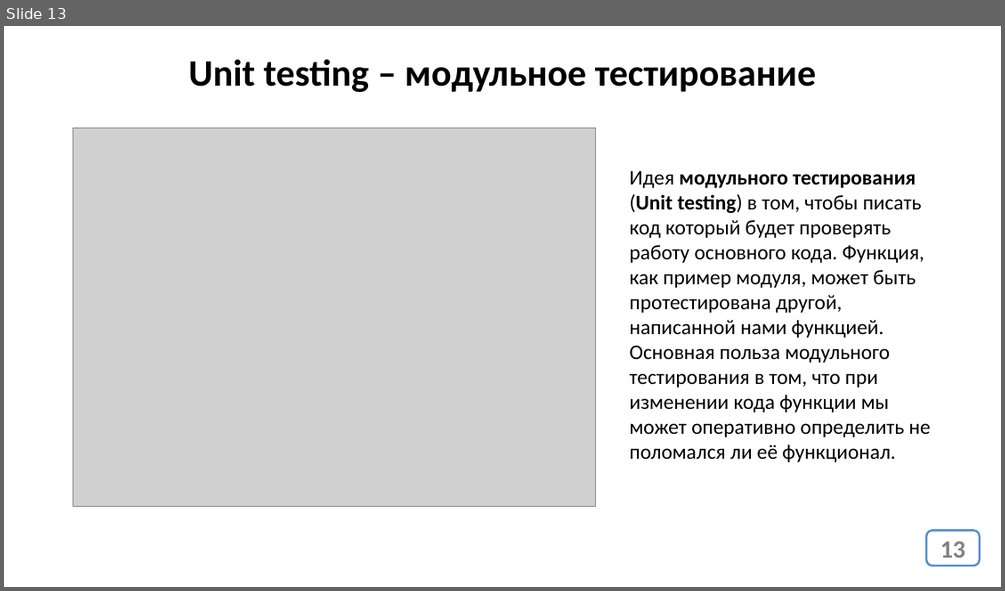
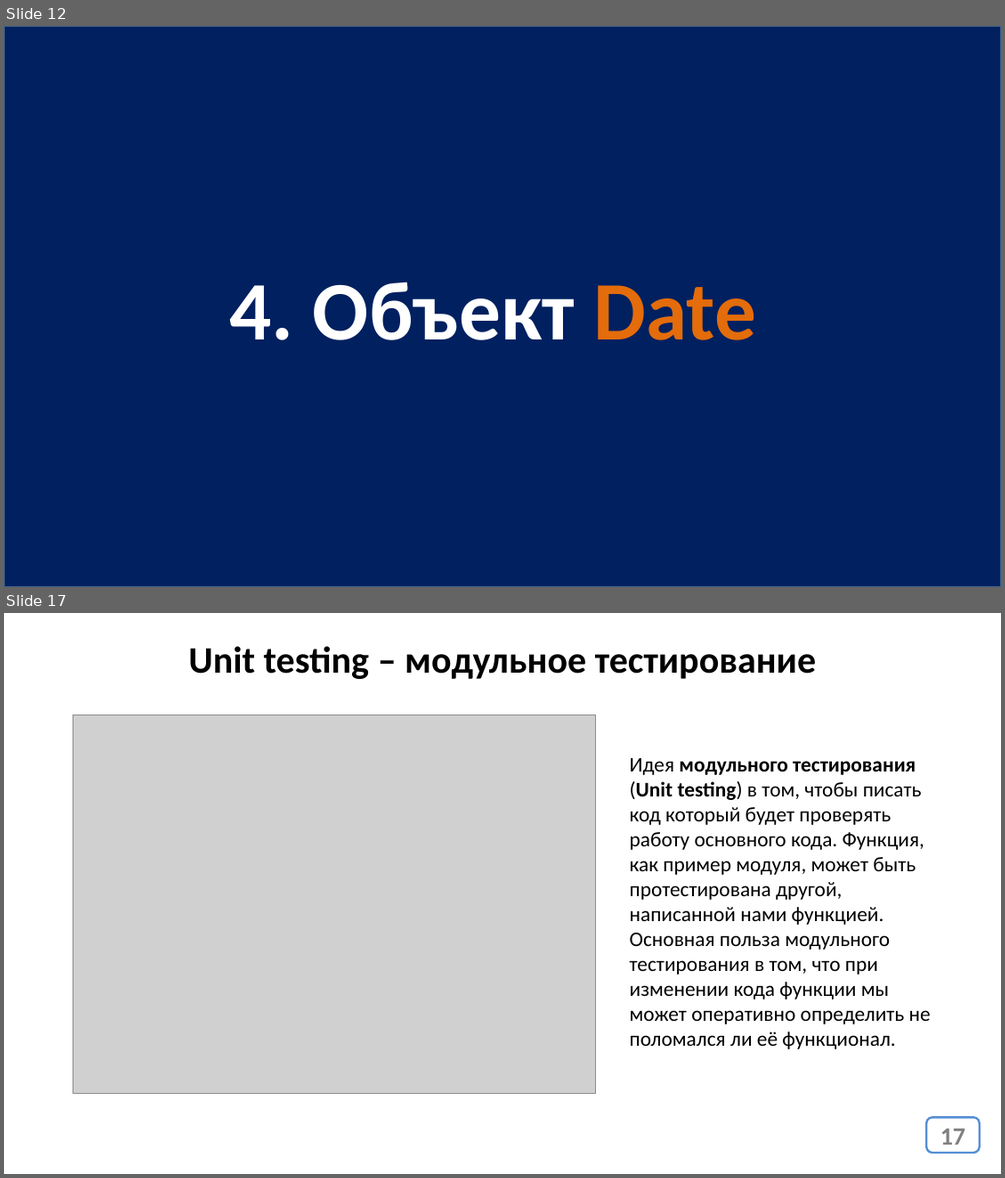
Before and after one commit to javascript-course-18-ortdnipro/lesson06, a slide deck: lesson06.pptx. Shown one above the other, each under a label of ours: slide 13 before the commit, slides 12 and 17 after it; the slides between them are not shown. The pictures are 1005x591 and 1005x1178 pixels, drawn with LibreOffice and Linux fonts; fonts in the diff are those of the drawing; grey boxes stand for pictures. Boxes give left, top, right and bottom in pixels: in the first picture for what was removed or moved away, otherwise in the second. Text is boxed around its words. In the diff, an @@ line names an element or a change of style, - is before the commit and + after.

```diff
--- a/lesson06.pptx
+++ b/lesson06.pptx
@@ slide 12 added at (x1=4, y1=26, x2=1001, y2=587), background #FFFFFF @@
@@ rectangle added at (x1=4, y1=26, x2=1001, y2=587), fill #002060, outline #3A5F8C 2 pt, 80 pt, text #FFFFFF, bold @@
+4. Объект Date
@@ what was slide 13 is now slide 17 @@
@@ page number at (x1=940, y1=1128, x2=965, y2=1144): text changed @@
-13
+17
```
Also in this commit, not shown: 3 slides changed, 3 other slides added, 1 other file.
